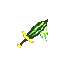
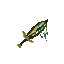
Two versions of the same layered image (64px x 64px). Layer-by-layer changes:
painted on "Paint Layer 1" (1st of 2) over [left=17, top=19, right=48, bottom=48]
